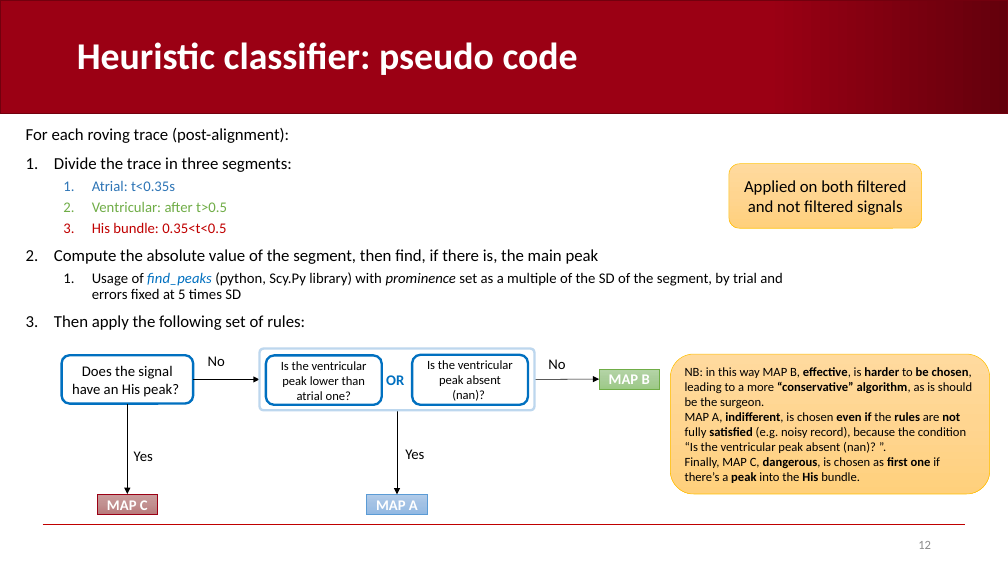
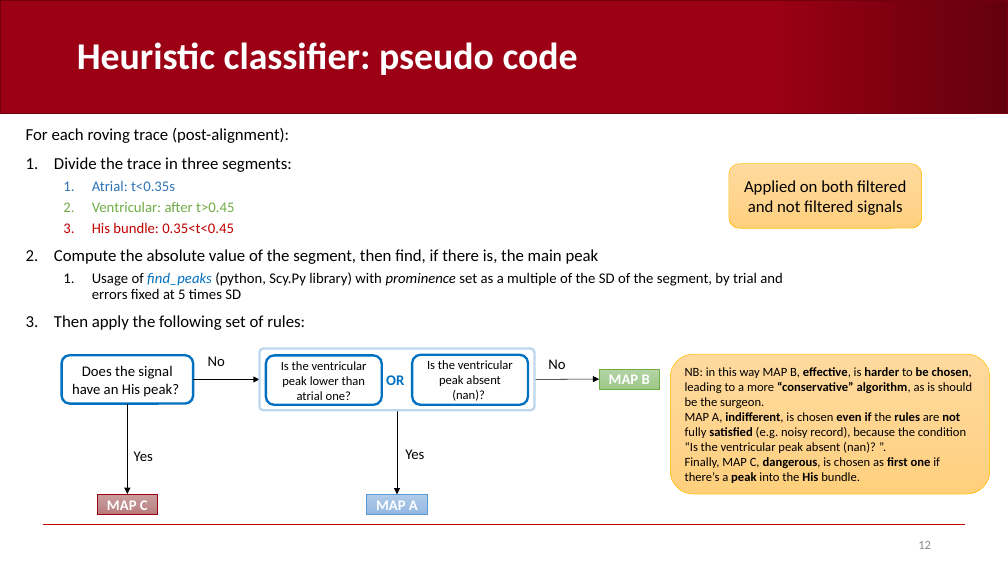
Before and after one commit to AndreaCorrado00/Tesi_magistrale_Corrado_Andrea, a slide deck: slide 12 of Documentation/5. Heuristic classifier.pptx. Drawn at 1008x567 pixels with LibreOffice and Linux fonts; fonts in the diff are those of the drawing; background and template pictures are left out. Boxes give left, top, right and bottom in pixels: in the first picture for what was removed or moved away, otherwise in the second. Text is boxed around its words. In the diff, an @@ line names an element or a change of style, - is before the commit and + after.

```diff
--- a/Documentation/5. Heuristic classifier.pptx
+++ b/Documentation/5. Heuristic classifier.pptx
@@ text at [92,202,234,233]: text changed @@
-  2. Ventricular: after t>0.5
-  3. His bundle: 0.35<t<0.5
+  2. Ventricular: after t>0.45
+  3. His bundle: 0.35<t<0.45
```
Also in this commit, not shown: 1 other slide changed, 10 other files.
